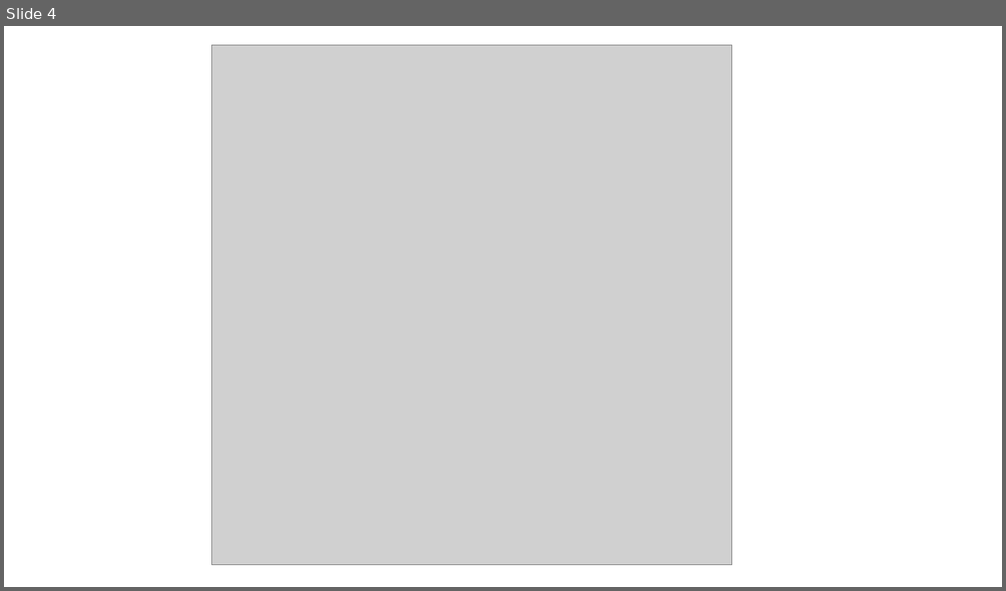
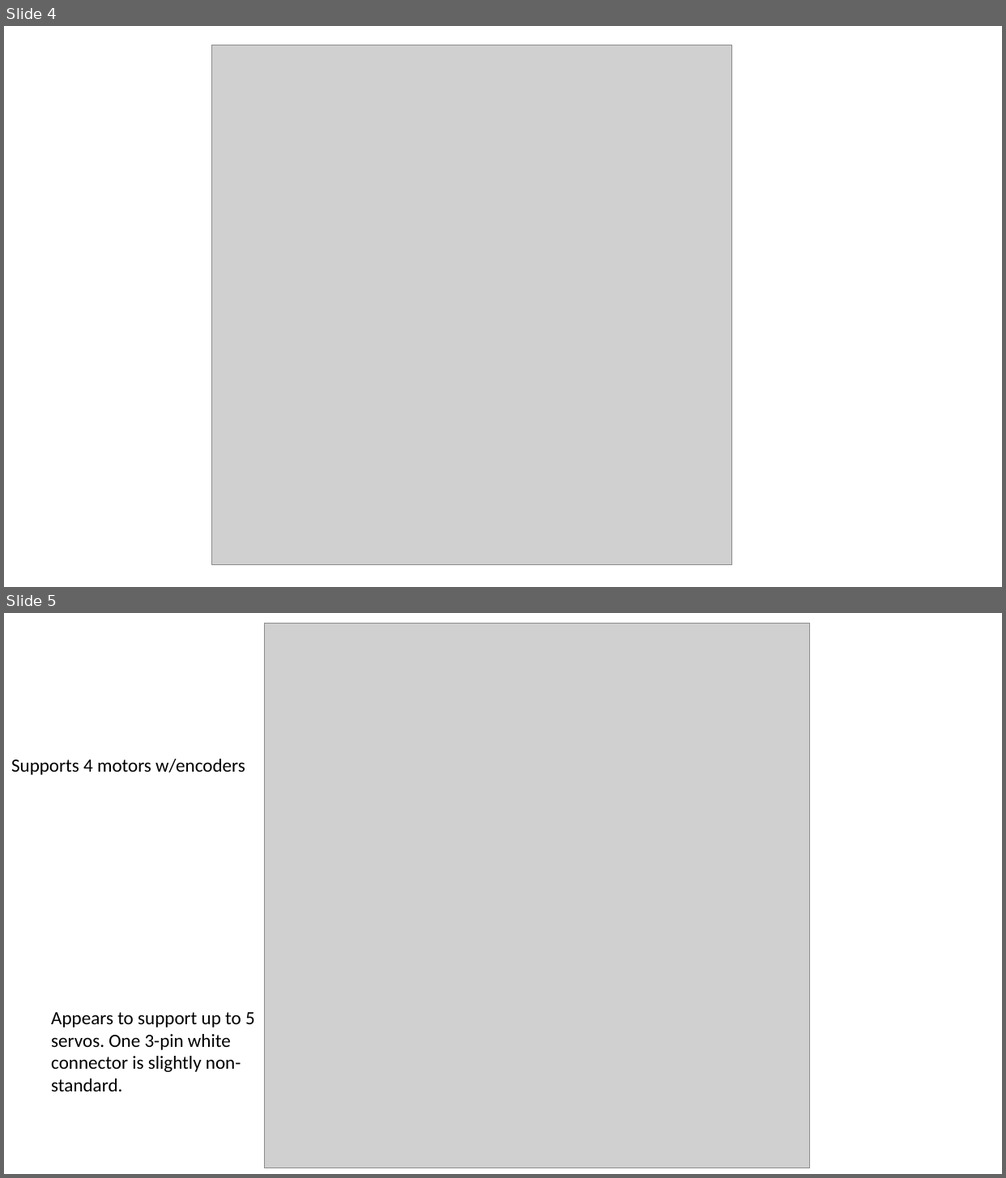
Before and after one commit to gigaprog/p_presentations, a slide deck: embedded/RobotOperatingSystem/Yahboom_ROS2_board.pptx. Shown one above the other, each under a label of ours: slide 4 before the commit, slides 4 and 5 after it. The pictures are 1006x591 and 1006x1178 pixels, drawn with LibreOffice and Linux fonts; fonts in the diff are those of the drawing; grey boxes stand for pictures. Boxes give left, top, right and bottom in pixels: in the first picture for what was removed or moved away, otherwise in the second. Text is boxed around its words. In the diff, an @@ line names an element or a change of style, - is before the commit and + after.

```diff
--- a/embedded/RobotOperatingSystem/Yahboom_ROS2_board.pptx
+++ b/embedded/RobotOperatingSystem/Yahboom_ROS2_board.pptx
@@ slide 5 added at box(4, 613, 1002, 1174), background #FFFFFF @@
@@ picture added at box(265, 624, 810, 1169) @@
@@ text added at box(11, 759, 245, 775), 18 pt, text #000000 @@
+Supports 4 motors w/encoders
@@ text added at box(51, 1012, 255, 1092), 18 pt, text #000000 @@
+Appears to support up to 5 servos. One 3-pin white connector is slightly non-standard.
```
Also in this commit, not shown: 1 slide changed, 6 other slides added, 1 slide removed, 1 other file.
